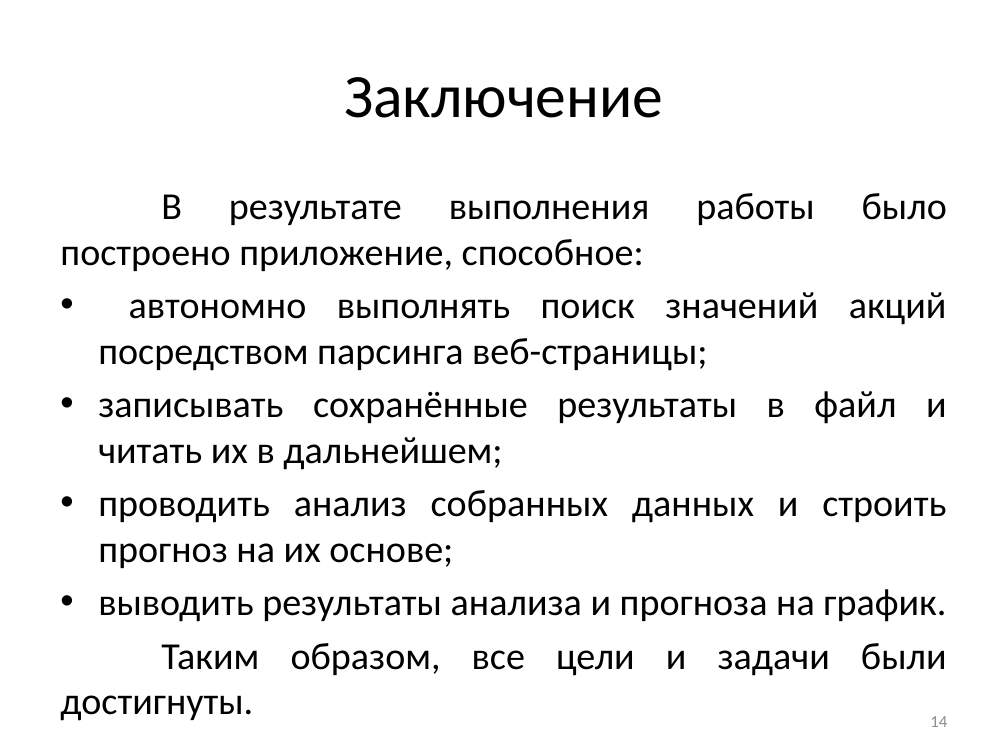
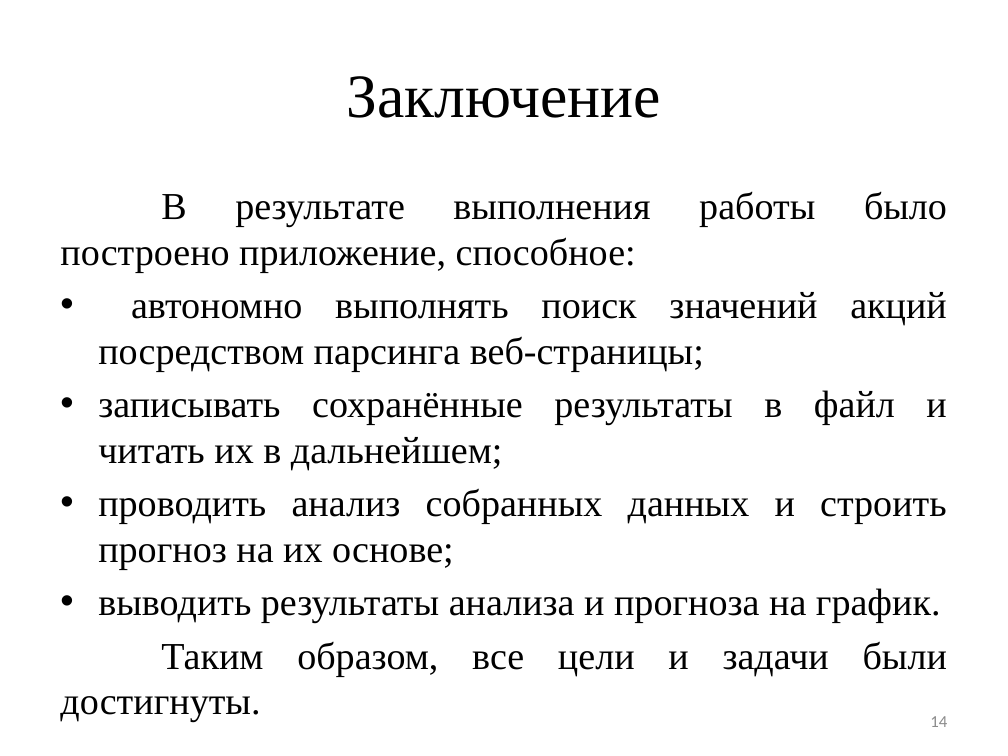
Before and after one commit to Leoprolder/diploma, a slide deck: slide 14 of Презентация.pptx. Drawn at 1008x756 pixels with LibreOffice and Linux fonts; fonts in the diff are those of the drawing. Boxes give left, top, right and bottom in pixels: in the first picture for what was removed or moved away, otherwise in the second. Text is boxed around its words. In the diff, an @@ line names an element or a change of style, - is before the commit and + after.

```diff
--- a/Презентация.pptx
+++ b/Презентация.pptx
@@ title "Заключение" at (x1=347, y1=76, x2=661, y2=118): font Calibri to Times New Roman @@
@@ text "В результате выполнения работы было ..." at (x1=60, y1=191, x2=947, y2=676): font Calibri to Times New Roman @@
```
Also in this commit, not shown: 13 other slides changed, 1 other file.
